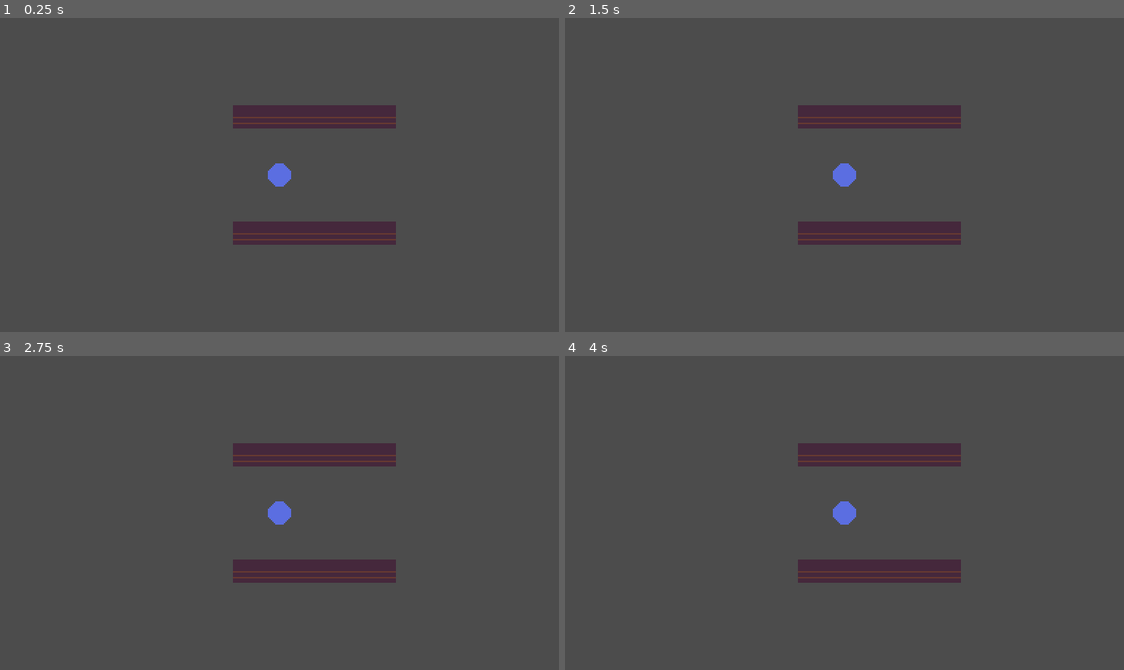
Above: before the commit, frames 1-4 (two rows, left to right).
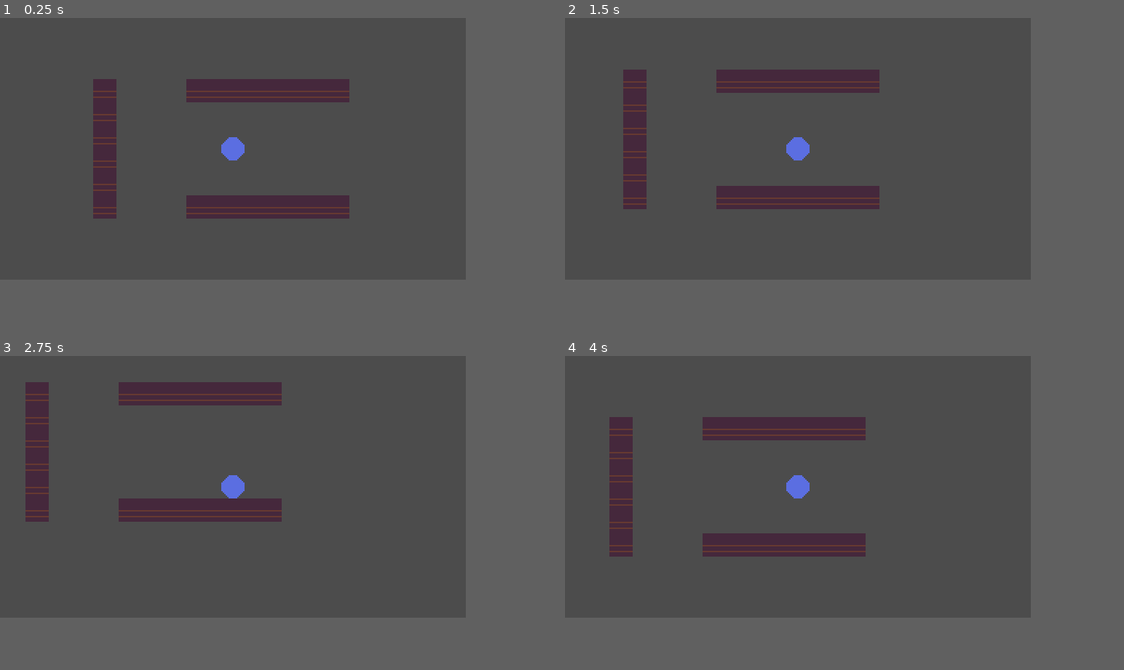
Above: after the commit, the same moments.

Repository: martindzejky/the-last-toilet-paper
Game: Godot game, scene res://scenes/main.tscn
The game is run twice, just before and just after one commit, with the same random seed, the same clock (stepped at 60 frames per second) and the same inputs.
Inputs:
- Up to frame 1 (0.25 s): no input
- Up to frame 2 (1.5 s): tap Enter at 0.5 s; hold D (move_right) 0.53-1.28 s; hold S (move_down) from 1.28 s (still down)
- Up to frame 3 (2.75 s): release S (move_down) at 2.03 s; hold D (move_right) from 2.03 s (still down)
- Up to frame 4 (4 s): release D (move_right) at 2.78 s; hold W (move_up) 2.78-3.53 s; hold A (move_left) from 3.53 s (still down)
The window is 768x432 before the commit and 640x360 after it. Grey fills any space a smaller window leaves; there, only what the larger window draws over its background counts as a difference.

The runs differ from the first frame. In frame 1, 11% of the frame differs, in the area x 16-71%, y 19-73%; in frame 2, 11%; in frame 3, 11%; in frame 4, 11%.

Commit message:
add player movement

Diff:
--- a/project.godot
+++ b/project.godot
@@ -22,10 +22,10 @@
 
 [display]
 
-window/size/width=384
-window/size/height=216
-window/size/test_width=1200
-window/size/test_height=780
+window/size/width=320
+window/size/height=180
+window/size/test_width=1280
+window/size/test_height=720
 window/stretch/mode="2d"
 window/stretch/aspect="expand"
 
--- a/scenes/main.tscn
+++ b/scenes/main.tscn
@@ -1,12 +1,13 @@
-[gd_scene load_steps=4 format=2]
+[gd_scene load_steps=5 format=2]
 
 [ext_resource path="res://gfx/player.png" type="Texture" id=1]
 [ext_resource path="res://tiles/main.tres" type="TileSet" id=2]
+[ext_resource path="res://scripts/player.gd" type="Script" id=3]
 
 [sub_resource type="CircleShape2D" id=1]
 radius = 8.0
 
-[node name="root" type="Node2D"]
+[node name="world" type="Node2D"]
 
 [node name="tilemap" type="TileMap" parent="."]
 tile_set = ExtResource( 2 )
@@ -14,9 +15,13 @@
 cell_tile_origin = 1
 cell_y_sort = true
 format = 1
-tile_data = PoolIntArray( -131074, 0, 0, -131073, 0, 0, -196608, 0, 0, -196607, 0, 0, -196606, 0, 0, -196605, 0, 0, -196604, 0, 0, 196606, 0, 0, 196607, 0, 0, 1310 …(66 unchanged characters)…
+tile_data = PoolIntArray( -131078, 0, 0, -131074, 0, 0, -131073, 0, 0, -196608, 0, 0, -196607, 0, 0, -196606, 0, 0, -196605, 0, 0, -196604, 0, 0, -65542, 0, 0, -6, 0, 0, 65530, 0, 0, 131066, 0, 0, 196602, 0, 0, 196606, 0, 0, 196607, 0, 0, 1310 …(66 unchanged characters)…
 
 [node name="player" type="KinematicBody2D" parent="."]
+script = ExtResource( 3 )
+__meta__ = {
+"_edit_group_": true
+}
 
 [node name="camera" type="Camera2D" parent="player"]
 current = true
--- /dev/null
+++ b/scripts/player.gd
@@ -0,0 +1,31 @@
+extends KinematicBody2D
+
+
+var moveSpeed = 32
+var currentVelocity = Vector2.ZERO
+
+
+func _ready():
+    pass
+
+
+func _physics_process(delta):
+    currentVelocity = Vector2.ZERO
+
+    if (Input.is_action_pressed('move_left')):
+        currentVelocity.x -= 1
+    if (Input.is_action_pressed('move_right')):
+        currentVelocity.x += 1
+    if (Input.is_action_pressed('move_up')):
+        currentVelocity.y -= 1
+    if (Input.is_action_pressed('move_down')):
+        currentVelocity.y += 1
+
+    # normalize the vector so diagonal movement is not faster
+    currentVelocity = currentVelocity.normalized()
+
+    # apply the speed
+    currentVelocity *= moveSpeed * delta
+
+    # mooooove!
+    currentVelocity = move_and_collide(currentVelocity)
Not shown, added: gfx/tilemap.png.import
